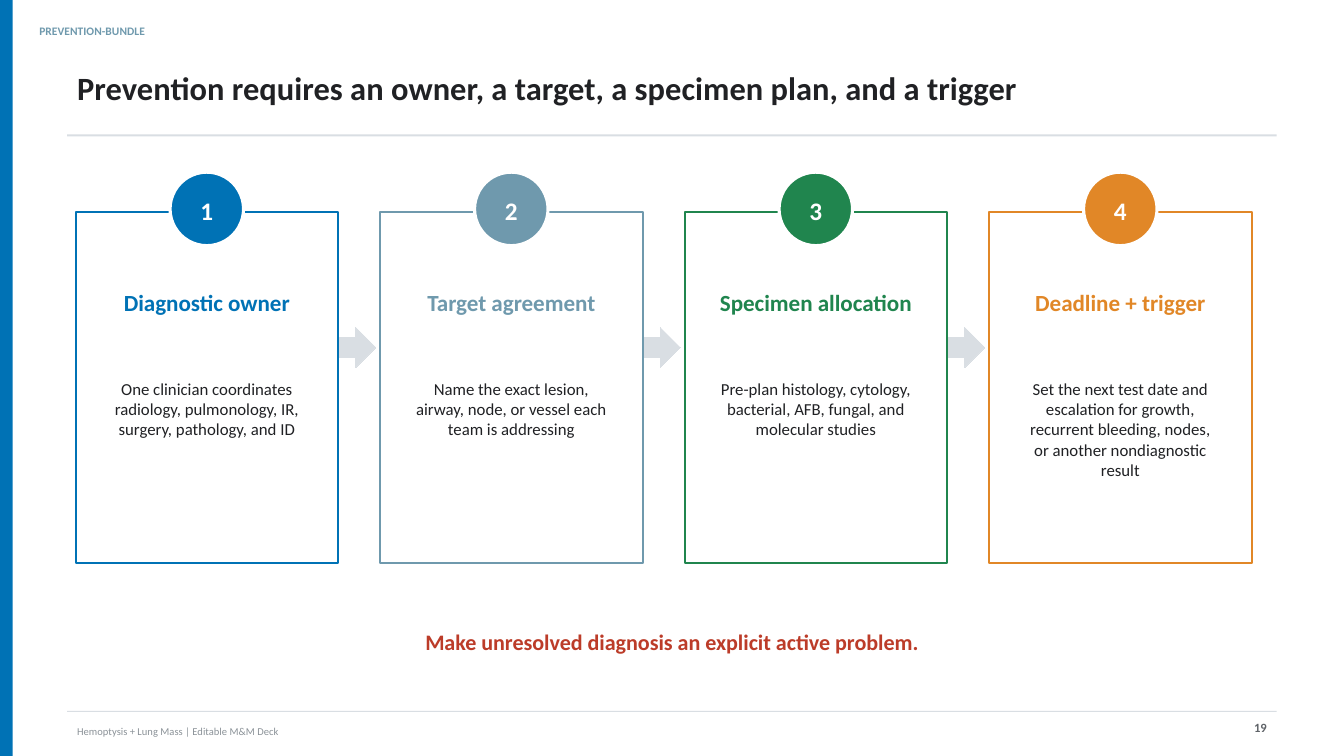
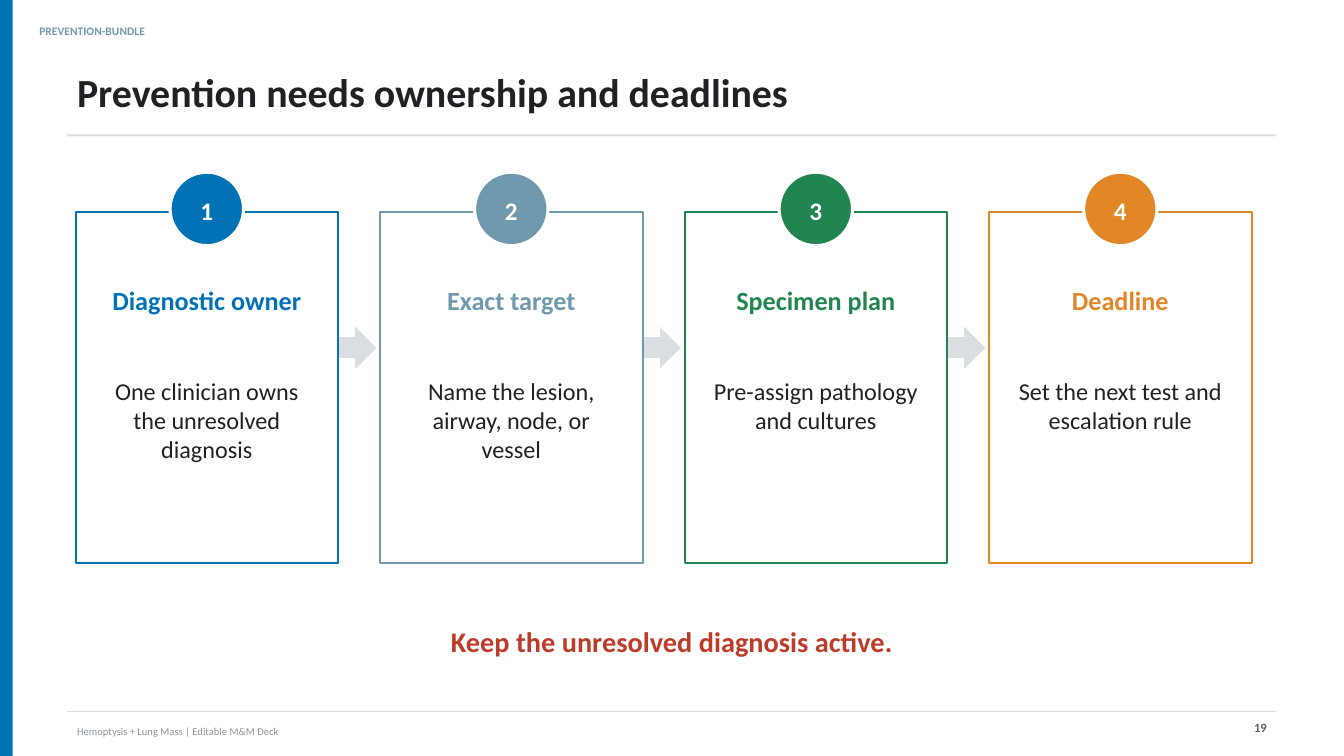
Before and after one commit to henrylab865/medical-slide-templates, a slide deck: slide 19 of examples/hemoptysis-lung-mass-mm/Hemoptysis_Lung_Mass_MM_NEJM_EN.pptx. Drawn at 1344x756 pixels with LibreOffice and Linux fonts; fonts in the diff are those of the drawing. Boxes give left, top, right and bottom in pixels: in the first picture for what was removed or moved away, otherwise in the second. Text is boxed around its words. In the diff, an @@ line names an element or a change of style, - is before the commit and + after.

Commit message:
Increase M&M deck readability for auditorium use
Shortens visible copy and enlarges primary body, table, and chart text in both language editions.

```diff
--- a/examples/hemoptysis-lung-mass-mm/Hemoptysis_Lung_Mass_MM_NEJM_EN.pptx
+++ b/examples/hemoptysis-lung-mass-mm/Hemoptysis_Lung_Mass_MM_NEJM_EN.pptx
@@ text at (x1=77, y1=79, x2=788, y2=114): text changed; size 23.2 to 28.5 pt @@
-Prevention requires an owner, a target, a specimen plan, and a trigger
+Prevention needs ownership and deadlines
@@ text "Diagnostic owner" at (x1=112, y1=291, x2=301, y2=315): size 16.5 to 18.8 pt @@
@@ text at (x1=447, y1=293, x2=575, y2=315): text changed; size 16.5 to 18.8 pt @@
-Target agreement
+Exact target
@@ text at (x1=736, y1=291, x2=895, y2=314): text changed; size 16.5 to 18.8 pt @@
-Specimen allocation
+Specimen plan
@@ text at (x1=1072, y1=291, x2=1169, y2=310): text changed; size 16.5 to 18.8 pt @@
-Deadline + trigger
+Deadline
@@ text at (x1=115, y1=383, x2=298, y2=462): text changed; size 12 to 17.2 pt @@
-One clinician coordinates radiology, pulmonology, IR, surgery, pathology, and ID
+One clinician owns the unresolved diagnosis
@@ text at (x1=428, y1=383, x2=594, y2=458): text changed; size 12 to 17.2 pt @@
-Name the exact lesion, airway, node, or vessel each team is addressing
+Name the lesion, airway, node, or vessel
@@ text at (x1=714, y1=383, x2=917, y2=429): text changed; size 12 to 17.2 pt @@
-Pre-plan histology, cytology, bacterial, AFB, fungal, and molecular studies
+Pre-assign pathology and cultures
@@ text at (x1=1019, y1=383, x2=1222, y2=429): text changed; size 12 to 17.2 pt @@
-Set the next test date and escalation for growth, recurrent bleeding, nodes, or another nondiagnostic result
+Set the next test and escalation rule
@@ text at (x1=451, y1=632, x2=892, y2=657): text changed; size 15.8 to 20.2 pt @@
-Make unresolved diagnosis an explicit active problem.
+Keep the unresolved diagnosis active.
```
Also in this commit, not shown: 18 other slides changed, 3 other files.
